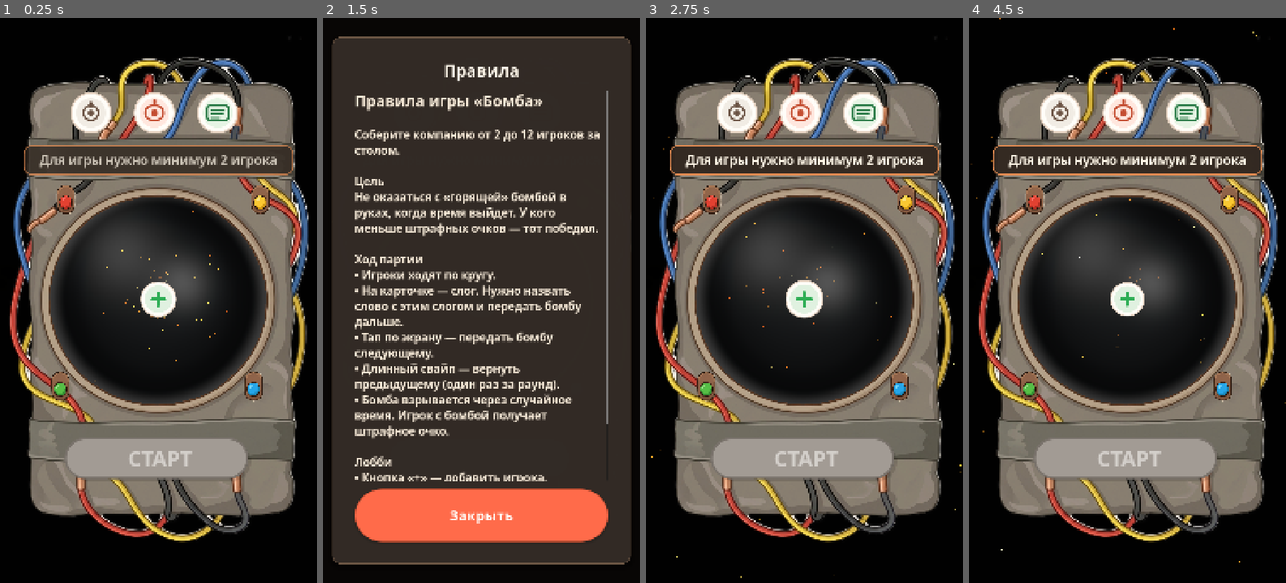
Above: before the commit, frames 1-4 (left to right).
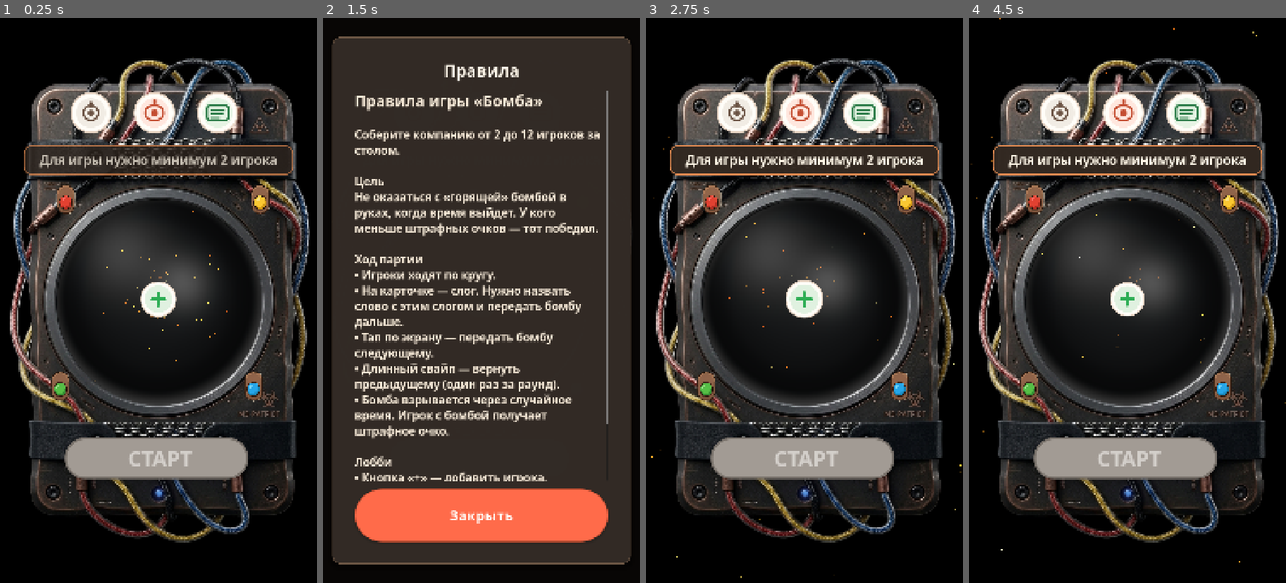
Above: after the commit, the same moments.

Repository: GGamezebo/GodBomb
Game: Godot game, scene res://main.tscn
Two runs of this game, one before a commit and one after it. Both use one fixed random seed, a clock stepped at 60 frames per second and the inputs below.
Inputs (mouse positions are in pixels of both pictures, inside the frame that each line leads up to):
- Up to frame 1 (0.25 s): no input
- Up to frame 2 (1.5 s): click (541, 114) at 0.5 s; click (481, 300) at 1.25 s
- Up to frame 3 (2.75 s): click "Закрыть" at 2 s
- Up to frame 4 (4.5 s): click (1187, 114) at 2.75 s; click (1127, 300) at 3.5 s; click "Закрыть" at 4.25 s

The runs differ from the first frame. In frame 1, 35% of the frame differs, in the area x 3-98%, y 6-93%; in frame 2, less than 0.1%; in frame 3, 35%; in frame 4, 35%.

Commit message:
Add new Bomb Art

Diff:
--- a/src/contexts/game_context/game_context.tscn
+++ b/src/contexts/game_context/game_context.tscn
@@ -23,9 +23,9 @@
 [ext_resource type="AudioStream" uid="uid://7yrpfgssj2v0" path="res://assets/audio/sfx/FastTick.mp3" id="21"]
 [ext_resource type="Script" uid="uid://d26o15jgt3s4y" path="res://src/features/explosion/explosion_effect.gd" id="24"]
 [ext_resource type="Script" uid="uid://qjkbatpnhuo" path="res://core/systems/haptics/haptics_manager.gd" id="25"]
-[ext_resource type="Texture2D" uid="uid://de4n5e1fxki8i" path="res://assets/textures/Background/Background.png" id="26"]
+[ext_resource type="Texture2D" uid="uid://1ihkwl0g3cg3" path="res://assets/textures/Background/Background1.png" id="26_ro4vc"]
 [ext_resource type="Script" uid="uid://dkplswcbvqptx" path="res://src/features/background/game_bomb_background.gd" id="27"]
-[ext_resource type="Script" path="res://src/features/bomb/bomb_dial_glass.gd" id="27_glass"]
+[ext_resource type="Script" uid="uid://b4n1w2jmpoutu" path="res://src/features/bomb/bomb_dial_glass.gd" id="27_glass"]
 [ext_resource type="Texture2D" uid="uid://b27y0jjb7mmmy" path="res://assets/party_kitchen/buttons/start_active.svg" id="28"]
 [ext_resource type="Script" uid="uid://cesm4akuquebh" path="res://src/features/bomb/bomb_lamps.gd" id="29"]
 [ext_resource type="Resource" path="res://src/common/menu_events.tres" id="31"]
@@ -130,7 +130,6 @@
 offset_right = 800.0
 offset_bottom = 800.0
 mouse_filter = 2
-color = Color(1, 1, 1, 1)
 script = ExtResource("27_glass")
 
 [node name="FireSparks" type="Control" parent="UI/BackgroundBomb" unique_id=1258871190]
@@ -149,7 +148,7 @@
 offset_right = 1080.0
 offset_bottom = 1920.0
 mouse_filter = 2
-texture = ExtResource("26")
+texture = ExtResource("26_ro4vc")
 expand_mode = 1
 stretch_mode = 6
 
--- a/src/contexts/menu_context/menu_context.tscn
+++ b/src/contexts/menu_context/menu_context.tscn
@@ -7,7 +7,7 @@
 [ext_resource type="Resource" path="res://src/common/menu_events.tres" id="5"]
 [ext_resource type="PackedScene" uid="uid://duug5w0r0cqrv" path="res://src/features/player_selection/player_selection_widget.tscn" id="6"]
 [ext_resource type="Texture2D" uid="uid://b27y0jjb7mmmy" path="res://assets/party_kitchen/buttons/start_active.svg" id="8"]
-[ext_resource type="Texture2D" uid="uid://de4n5e1fxki8i" path="res://assets/textures/Background/Background.png" id="8_ksiyf"]
+[ext_resource type="Texture2D" uid="uid://1ihkwl0g3cg3" path="res://assets/textures/Background/Background1.png" id="8_ksiyf"]
 [ext_resource type="Texture2D" uid="uid://cjgo8et40dwnd" path="res://assets/party_kitchen/buttons/start_inactive.svg" id="9"]
 [ext_resource type="PackedScene" path="res://src/features/menu/settings_window.tscn" id="10"]
 [ext_resource type="PackedScene" path="res://src/features/menu/rules_window.tscn" id="11"]
@@ -76,7 +76,6 @@
 offset_right = 800.0
 offset_bottom = 800.0
 mouse_filter = 2
-color = Color(1, 1, 1, 1)
 script = ExtResource("16_glass")
 
 [node name="BackgroundBomb" type="TextureRect" parent="Bomb" unique_id=226861383 node_paths=PackedStringArray("scaled_content")]
Binary file changed: assets/textures/Background/Background1.png
Not shown, changed: assets/textures/Background/Background1.png.import
Renamed: assets/textures/Background/Background.png -> assets/textures/Background/Background2.png
Not shown, changed: assets/textures/Background/Background2.png.import
Not shown: 1 places in src/contexts/menu_context/menu_context.tscn that only renumber resources
